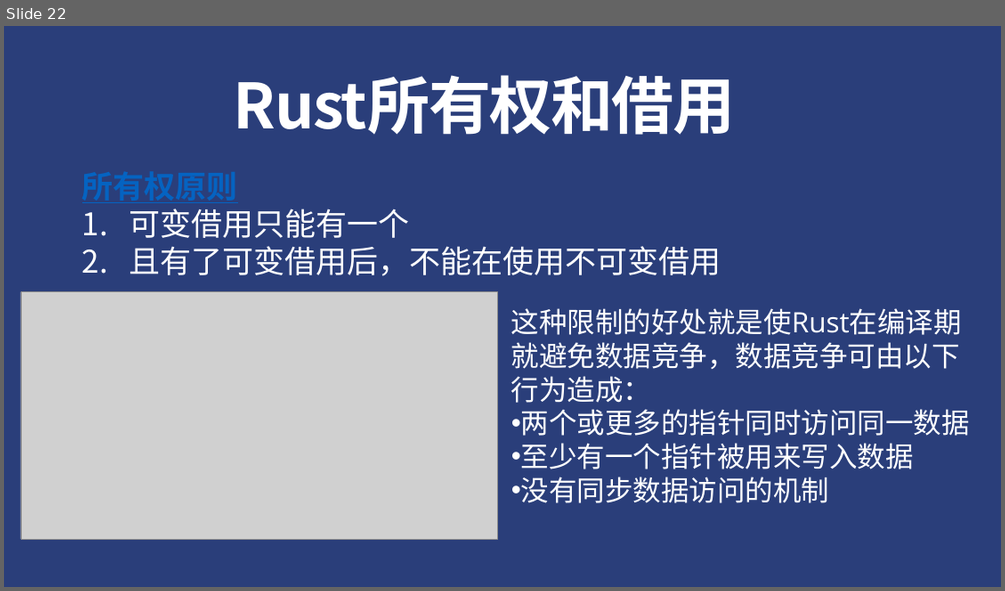
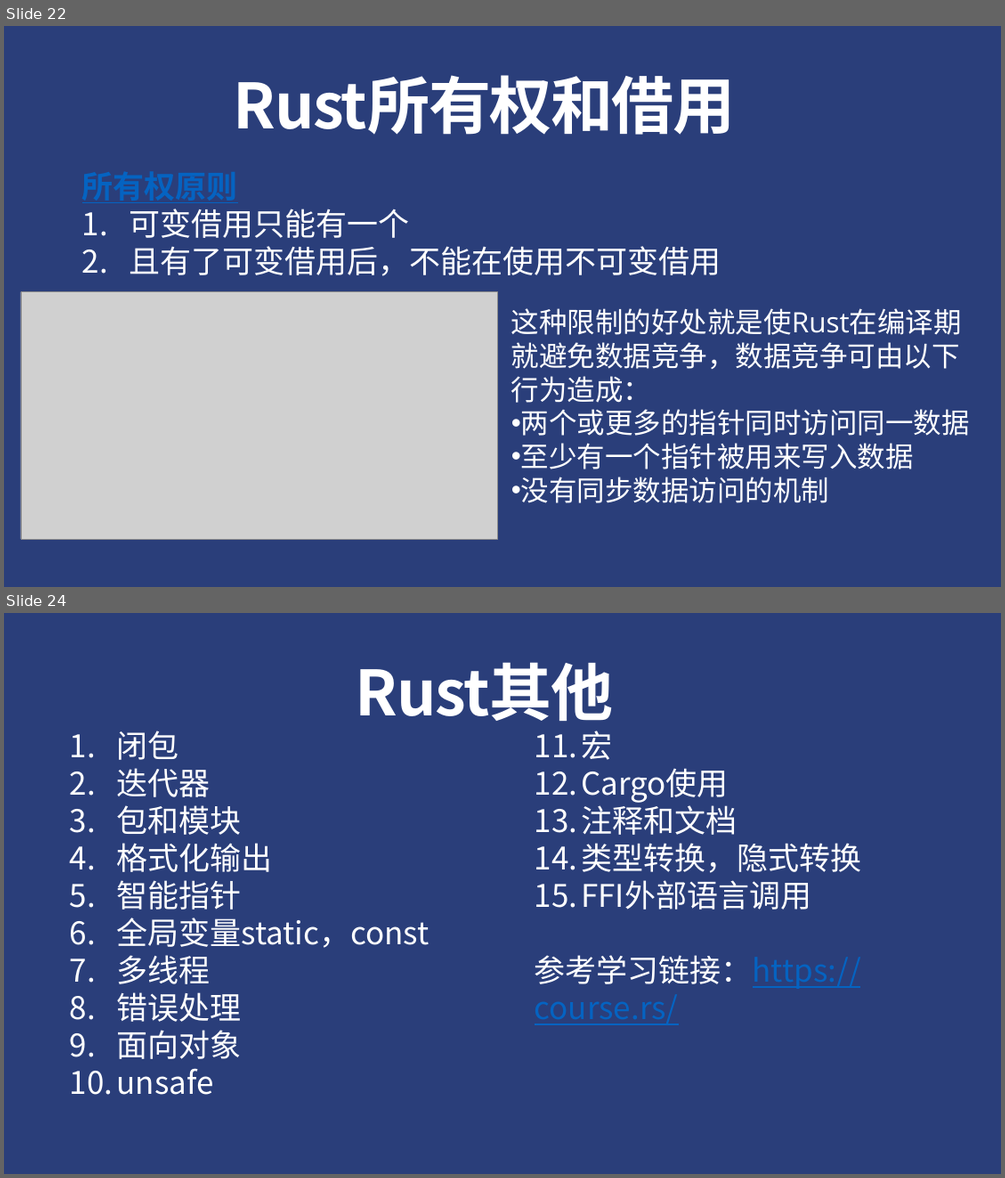
Before and after one commit to mengyou658/keywords, a slide deck: 开发语言相关/rust/Java开发者入门rust.pptx. Shown one above the other, each under a label of ours: slide 22 before the commit, slides 22 and 24 after it; the slides between them are not shown. The pictures are 1005x591 and 1005x1178 pixels, drawn with LibreOffice and Linux fonts; fonts in the diff are those of the drawing; grey boxes stand for pictures. Boxes give left, top, right and bottom in pixels: in the first picture for what was removed or moved away, otherwise in the second. Text is boxed around its words. In the diff, an @@ line names an element or a change of style, - is before the commit and + after.

```diff
--- a/开发语言相关/rust/Java开发者入门rust.pptx
+++ b/开发语言相关/rust/Java开发者入门rust.pptx
@@ slide 24 added at (x1=4, y1=613, x2=1001, y2=1174), background #2A3E7A @@
@@ text added at (x1=356, y1=662, x2=613, y2=721), 120 pt, text #FFFFFF, bold @@
+Rust其他
@@ text added at (x1=116, y1=730, x2=429, y2=1094), 60 pt, text #FFFFFF @@
+1. 闭包
+2. 迭代器
+3. 包和模块
+4. 格式化输出
+5. 智能指针
+6. 全局变量static，const
+7. 多线程
+8. 错误处理
+9. 面向对象
+10. unsafe
@@ text added at (x1=534, y1=730, x2=861, y2=1025), 60 pt, text #FFFFFF @@
+11. 宏
+12. Cargo使用
+13. 注释和文档
+14. 类型转换，隐式转换
+15. FFI外部语言调用
+参考学习链接：https://course.rs/
```
Also in this commit, not shown: 1 slide changed.
